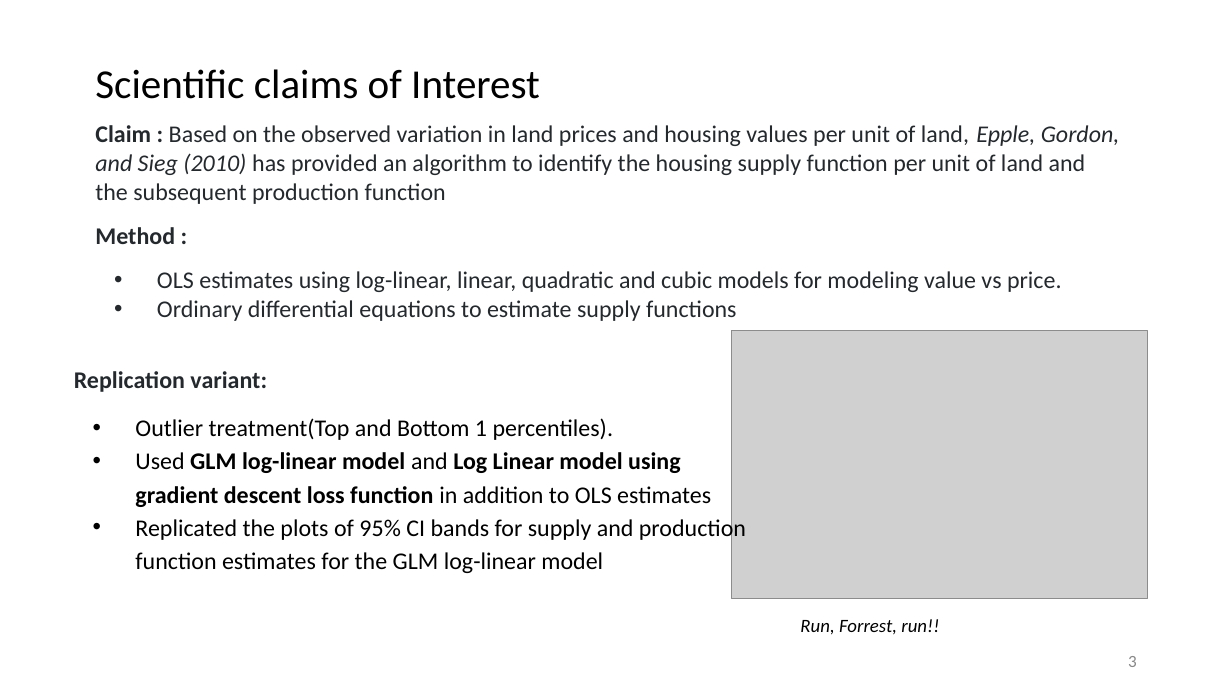
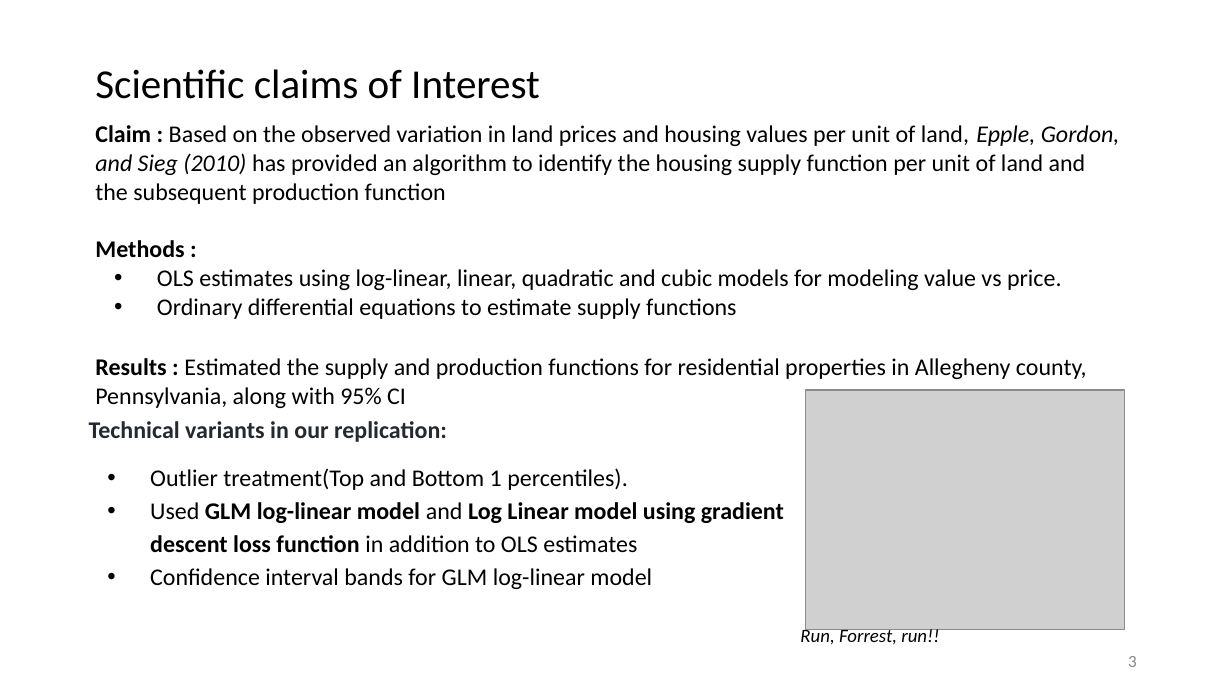
Before and after one commit to rathodmansi/Replication-Study-Housing-Production-Function, a slide deck: slide 3 of Analysis/Replication project - Final presentation.pptx. Drawn at 1232x693 pixels with LibreOffice and Linux fonts; fonts in the diff are those of the drawing; grey boxes stand for pictures. Boxes give left, top, right and bottom in pixels: in the first picture for what was removed or moved away, otherwise in the second. Text is boxed around its words. In the diff, an @@ line names an element or a change of style, - is before the commit and + after.

```diff
--- a/Analysis/Replication project - Final presentation.pptx
+++ b/Analysis/Replication project - Final presentation.pptx
@@ text at (x1=95, y1=125, x2=1120, y2=319): text colour #24292E to #000000 in "Claim : Based on the observed variation ...", "OLS estimates using log-linear, linear, quadratic and ...", "Ordinary differential equations to estimate supply functions"; less space between paragraphs; bullet colour #24292E to #000000 @@
@@ text at (x1=95, y1=240, x2=184, y2=257): text changed; text colour #24292E to #000000 @@
-Method :
+Methods :
@@ text at (x1=95, y1=358, x2=1087, y2=408): paragraph added @@
+Results : Estimated the supply and production functions for residential properties in Allegheny county, Pennsylvania, along with 95% CI
@@ text "Technical variants in our replication:" moved from (x1=74, y1=371, x2=746, y2=573) to (x1=89, y1=421, x2=784, y2=589) @@
@@ picture resized from (x1=732, y1=330, x2=1148, y2=599) to (x1=806, y1=391, x2=1125, y2=630) @@
@@ text at (x1=89, y1=421, x2=447, y2=442): text changed @@
-Replication variant:
+Technical variants in our replication:
@@ text at (x1=150, y1=568, x2=652, y2=589): text changed @@
-• Replicated the plots of 95% CI bands for supply and production function estimates for the GLM log-linear model
+• Confidence interval bands for GLM log-linear model
@@ text "Run, Forrest, run!!" moved from (x1=800, y1=619, x2=939, y2=635) to (x1=800, y1=627, x2=939, y2=645) @@
```
Also in this commit, not shown: 7 other slides changed.
